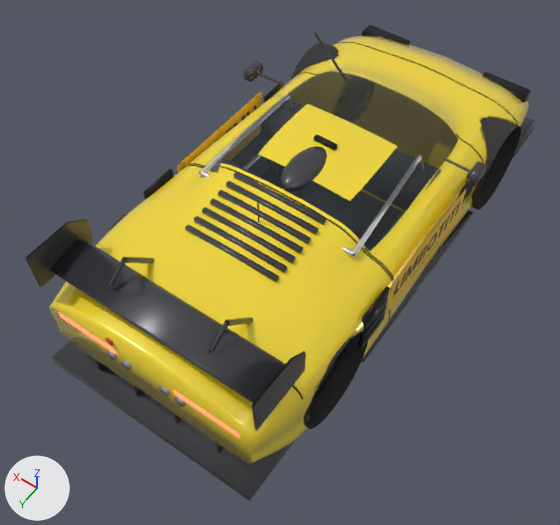
Two versions of the Blender file content/cars/limbotiti-caravan-gt3/limbotiti_caravan.blend, one commit apart.
Camera for both pictures: a 50 mm camera at (-2.36, 3.93, 5.44) aimed at (0.0, 0.62, 0.24). The lights are fixed; the arrows at lower left show +X, +Y and +Z. The first picture is the older version.

The scene before the commit, as lines of its bpy script (objects in view):
```python
ob_limbotiti_caravan = bpy.data.objects.new('limbotiti_caravan', me_limbotiti_caravan)
ob_limbotiti_caravan.location = (0.0, 0.0, 0.0)
```
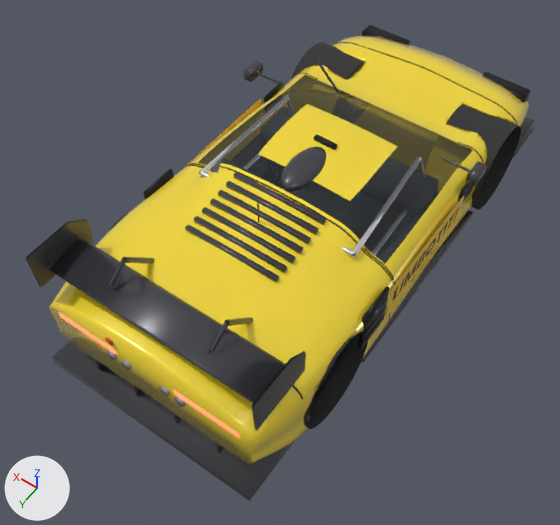
The edits, one by one:
me_limbotiti_caravan is used by ob_limbotiti_caravan; location (0.0, 0.0, 0.0).
me_limbotiti_caravan had 12165 vertices, 10185 faces and spanned x -1.14..1.14, y -2.39..2.37, z -0.06..1.34.
me_limbotiti_caravan now has 12133 vertices, 10112 faces and spans x -1.14..1.14, y -2.39..2.37, z -0.06..1.27.
me_limbotiti_caravan part 1: the loose piece of 12 vertices spanning x 0.27..0.74, y -0.93..-0.89, z 0.91..1.34 is moved by (0.0, 0.0, -0.24).
me_limbotiti_caravan part 2: the loose piece of 4 vertices spanning x -1.04, y -0.55..0.65, z 0.4..0.8 is moved by (0.0, 0.0, -0.07).
me_limbotiti_caravan part 3: the loose piece of 4 vertices spanning x 1.04, y -0.55..0.65, z 0.4..0.8 is moved by (0.0, 0.0, -0.07).
me_limbotiti_caravan part 4: the loose piece of 8 vertices spanning x -0.8..0.8, y -0.55..-0.2, z 0.6..0.85 is deleted.
me_limbotiti_caravan part 5: 1034 vertices moved from x -1.0..1.0, y -2.06..0.07, z 0.06..1.13 to x -1.0..1.0, y -2.06..0.07, z 0.06..1.12; 432 vertices removed from x -1.0..1.0, y -1.71..0.07, z 0.36..1.08; 400 vertices added at x -1.0..1.0, y -1.71..0.07, z 0.51..0.86.
me_limbotiti_caravan part 6: 264 faces spanning x -0.92..0.89, y -0.98..0.56, z 0.78..0.92 switch from mat_car_paint (yellow #f9dd27) to mat_car_glass (dark blue #273038).
Other edits to the shape of me_limbotiti_caravan do not show in these pictures.

Boxes (x1, y1, x2, y2) around the edits, measured in the pictures (560 x 525 px; the box of a moved part takes in the faces that stretch with it):
part 1 of me_limbotiti_caravan, moved or reshaped: before (314, 32, 344, 75); after (313, 55, 340, 93)
part 2 of me_limbotiti_caravan, moved or reshaped: before (387, 189, 466, 311); after (386, 196, 464, 315)
part 3 of me_limbotiti_caravan, moved or reshaped: before (177, 92, 262, 172); after (180, 99, 262, 171)
part 4 of me_limbotiti_caravan, deleted: before (282, 96, 441, 190)
part 5 of me_limbotiti_caravan, moved or reshaped: (200, 40, 516, 256) in both
part 6 of me_limbotiti_caravan, recoloured: (198, 75, 471, 264) in both
